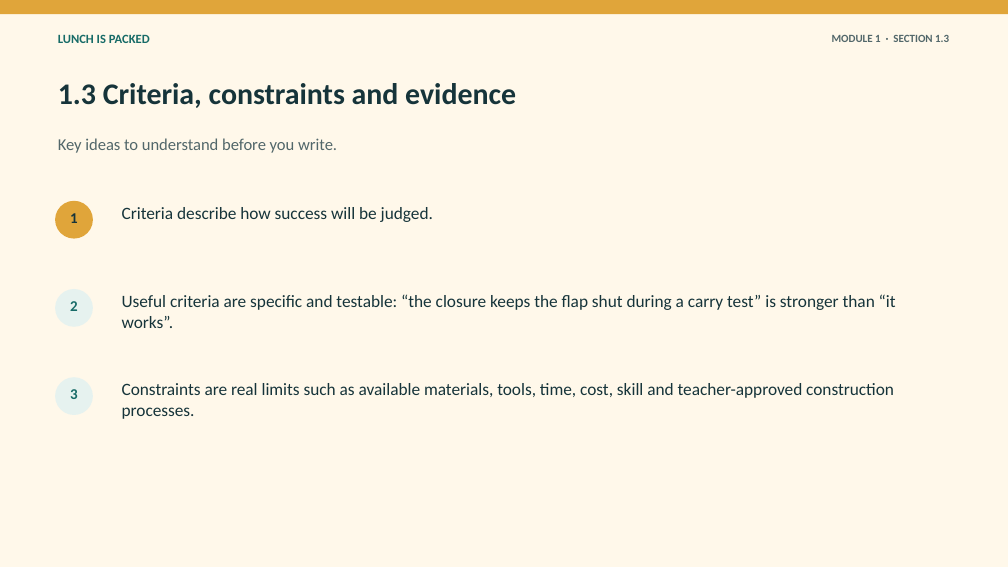
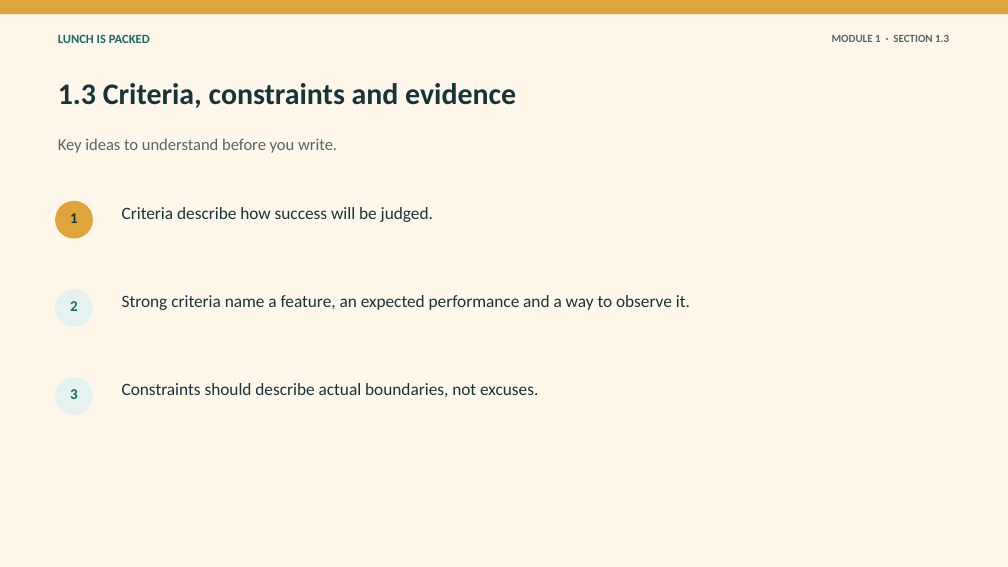
Before and after one commit to stevencowell/Year-7-8-Lunch-Is-Packed, a slide deck: slide 7 of resources/presentations/Lunch-Is-Packed-Module-01-the-design-challenge.pptx. Drawn at 1008x567 pixels with LibreOffice and Linux fonts; fonts in the diff are those of the drawing. Boxes give left, top, right and bottom in pixels: in the first picture for what was removed or moved away, otherwise in the second. Text is boxed around its words. In the diff, an @@ line names an element or a change of style, - is before the commit and + after.

```diff
--- a/resources/presentations/Lunch-Is-Packed-Module-01-the-design-challenge.pptx
+++ b/resources/presentations/Lunch-Is-Packed-Module-01-the-design-challenge.pptx
@@ text at [122, 295, 690, 310]: text changed @@
-Useful criteria are specific and testable: “the closure keeps the flap shut during a carry test” is stronger than “it works”.
+Strong criteria name a feature, an expected performance and a way to observe it.
@@ text at [122, 383, 538, 397]: text changed @@
-Constraints are real limits such as available materials, tools, time, cost, skill and teacher-approved construction processes.
+Constraints should describe actual boundaries, not excuses.
```
Also in this commit, not shown: 3 other slides changed, 48 other files.
